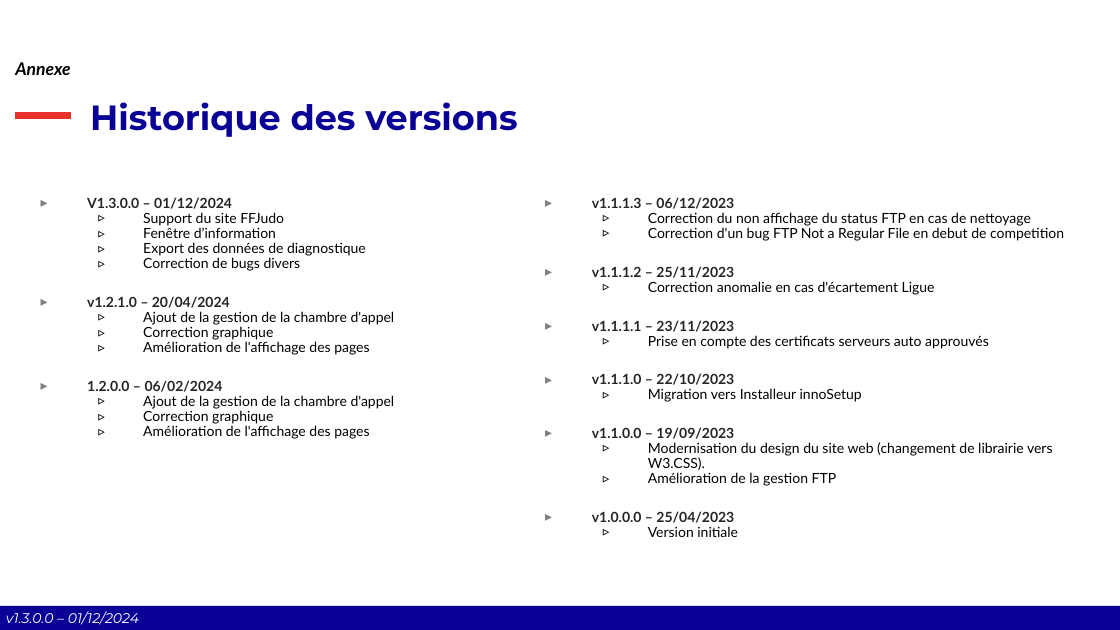
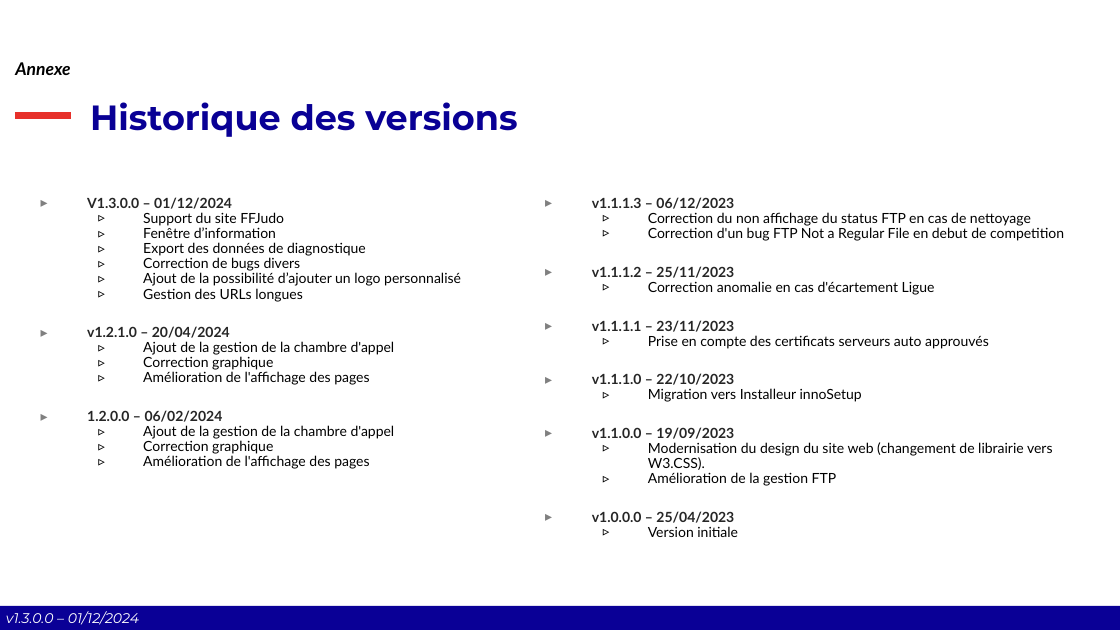
Before and after one commit to Comite-Rhone-Judo/PublicationSuiviCompetition, a slide deck: slide 33 of AppPublication/Documentation/PublicationSuiviCompetition - Manuel d'utilisation.pptx. Drawn at 1120x630 pixels with LibreOffice and Linux fonts; fonts in the diff are those of the drawing; background and template pictures are left out. Boxes give left, top, right and bottom in pixels: in the first picture for what was removed or moved away, otherwise in the second. Text is boxed around its words. In the diff, an @@ line names an element or a change of style, - is before the commit and + after.

```diff
--- a/AppPublication/Documentation/PublicationSuiviCompetition - Manuel d'utilisation.pptx
+++ b/AppPublication/Documentation/PublicationSuiviCompetition - Manuel d'utilisation.pptx
@@ text at (x1=143, y1=272, x2=461, y2=302): paragraphs added @@
+  ▹ Ajout de la possibilité d’ajouter un logo personnalisé
+  ▹ Gestion des URLs longues
```
Also in this commit, not shown: 6 other slides changed, 6 other files.
